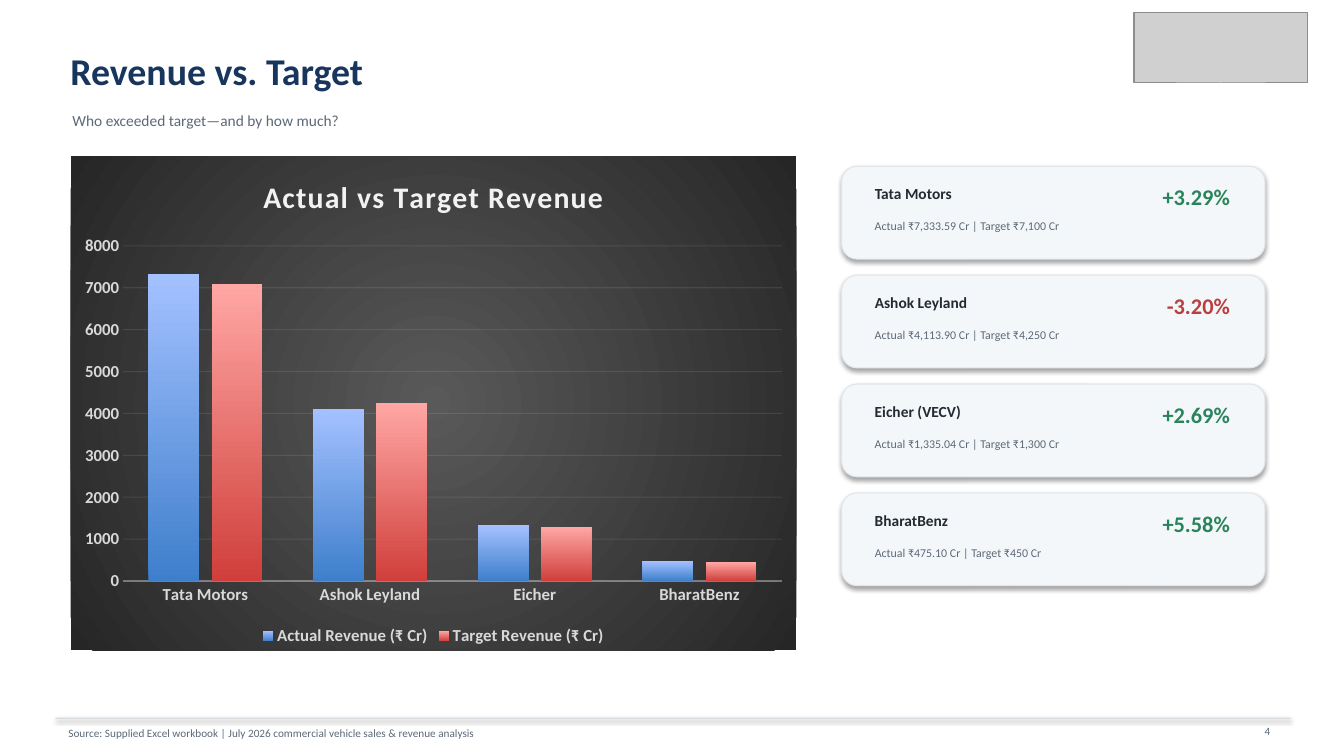
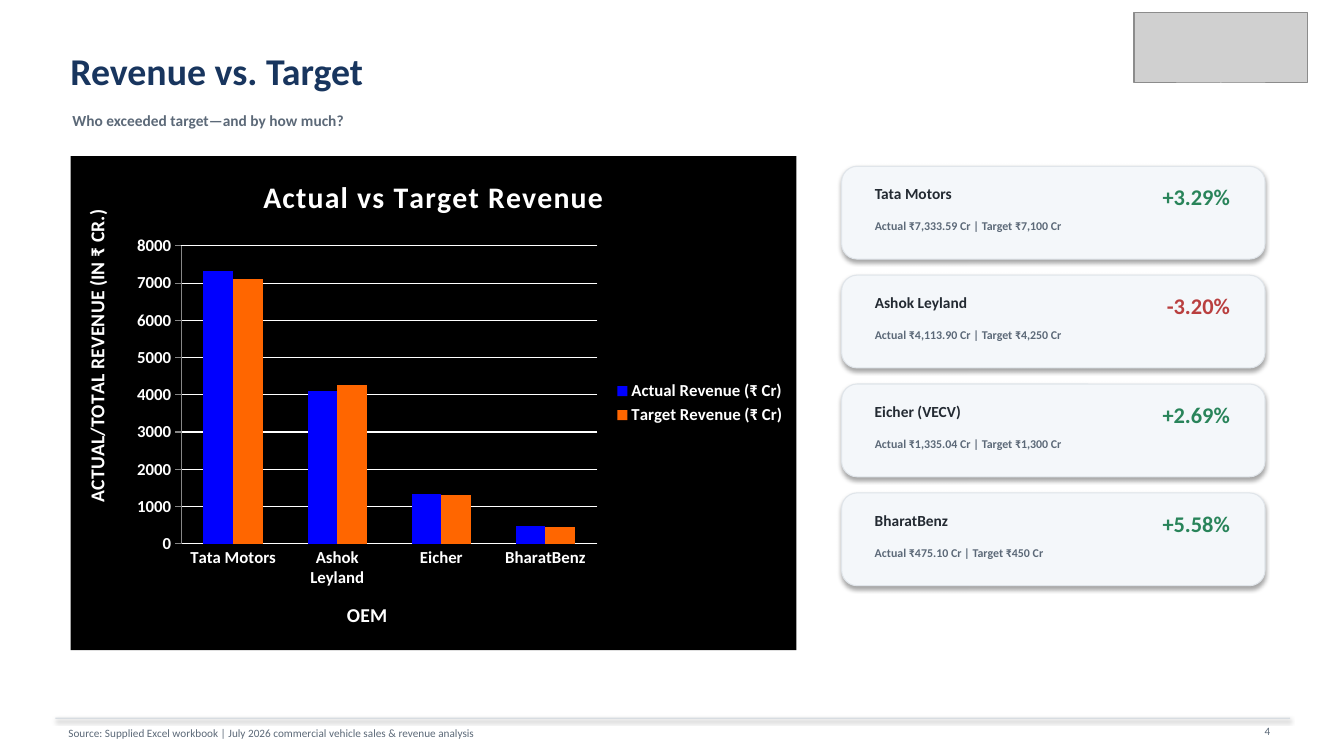
Before and after one commit to siddharthburman3-cmd/Sales-Revenue-Dashboard-with-KPI-Tracker, a slide deck: slide 4 of Commercial_Vehicles_July_2026_Sales_Revenue_Presentation.pptx. Drawn at 1344x756 pixels with LibreOffice and Linux fonts; fonts in the diff are those of the drawing; grey boxes stand for pictures. Boxes give left, top, right and bottom in pixels: in the first picture for what was removed or moved away, otherwise in the second. Text is boxed around its words. In the diff, an @@ line names an element or a change of style, - is before the commit and + after.

```diff
--- a/Commercial_Vehicles_July_2026_Sales_Revenue_Presentation.pptx
+++ b/Commercial_Vehicles_July_2026_Sales_Revenue_Presentation.pptx
@@ column chart at (71, 156, 797, 650) @@
@@ title "Actual vs Target Revenue " to "Actual vs Target Revenue" @@
@@ colour of Actual Revenue (₹ Cr) gradient #3F80CE to #A4C4FF to #0000FF @@
@@ colour of Target Revenue (₹ Cr) gradient #D1403C to #FFA6A5 to #FF6600 @@
@@ category axis title "" to "OEM" @@
@@ value axis title "" to "ACTUAL/TOTAL REVENUE (IN ₹ CR.)" @@
@@ legend changed @@
@@ category axis changed @@
@@ value axis changed @@
@@ bar spacing changed @@
@@ background changed @@
@@ bold on in 5 elements at (72, 115, 344, 129), (875, 548, 1044, 559), (875, 221, 1062, 232), (875, 330, 1062, 341), (875, 439, 1062, 450) @@
```
Also in this commit, not shown: 7 other slides changed, 1 slide added.
